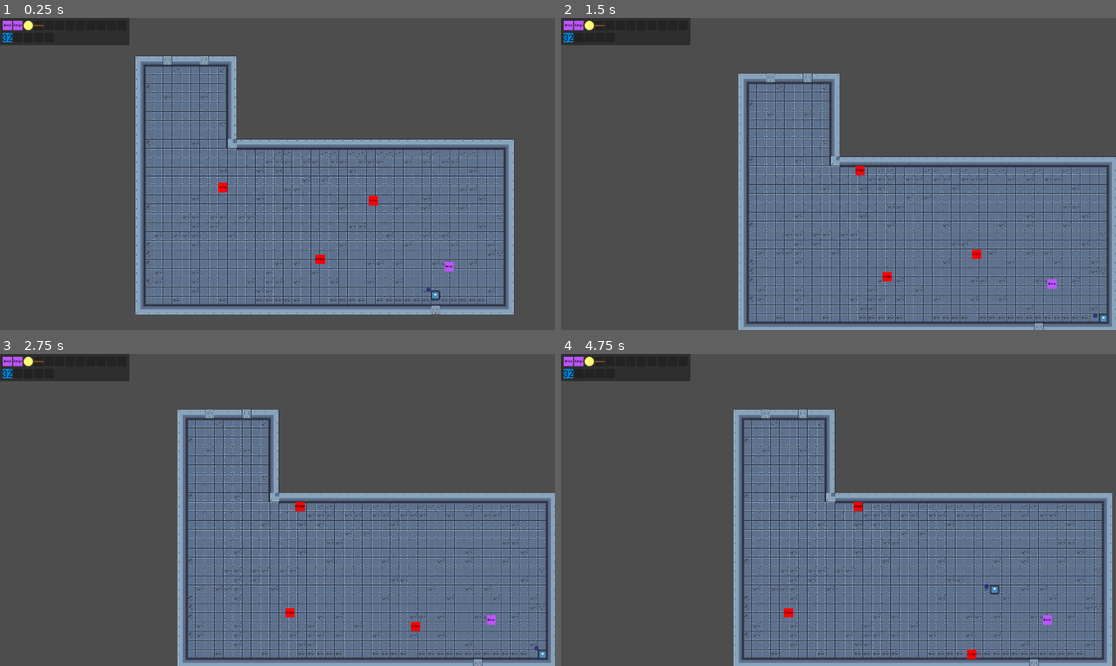
Above: before the commit, frames 1-4 (two rows, left to right).
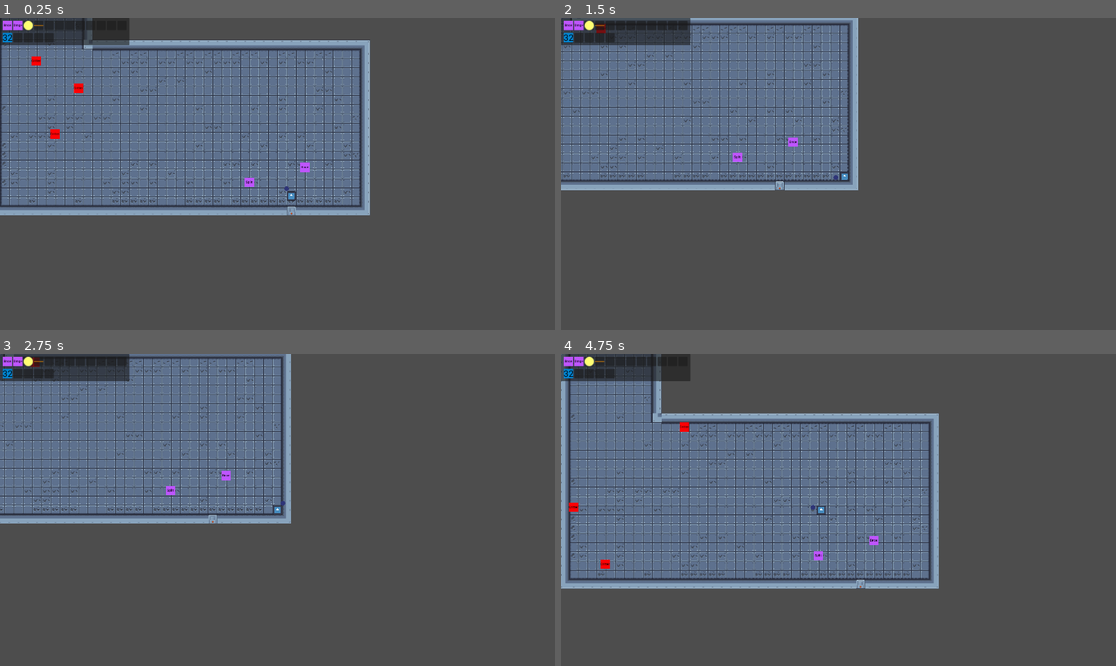
Above: after the commit, the same moments.

Repository: TMogdans/exogenesis-protocol
Game: Godot game, scene res://Level/Level_01.tscn
Two runs of this game, one before a commit and one after it. Both use one fixed random seed, a clock stepped at 60 frames per second and the inputs below. The engine's default icon, where the game draws it, is replaced by a stand-in: a white triangle on a blue panel in a dark square.
Inputs (mouse positions are in pixels of both pictures, inside the frame that each line leads up to):
- Up to frame 1 (0.25 s): no input
- Up to frame 2 (1.5 s): move the mouse to (960, 158) at 0.52 s; hold D (right) 0.53-1.28 s; tap E (interact) at 0.6 s; move the mouse to (727, 189) at 1.27 s; hold S (down) from 1.28 s (still down); click (727, 189) at 1.35 s
- Up to frame 3 (2.75 s): move the mouse to (333, 441) at 2.02 s; release S (down) at 2.03 s; hold D (right) from 2.03 s (still down); tap E (interact) at 2.1 s
- Up to frame 4 (4.75 s): move the mouse to (810, 572) at 2.77 s; release D (right) at 2.78 s; hold W (up) 2.78-3.53 s; click (810, 572) at 2.85 s; move the mouse to (1005, 556) at 3.52 s; hold A (left) from 3.53 s (still down); tap E (interact) at 3.6 s; move the mouse to (672, 463) at 4.27 s; click (672, 463) at 4.35 s

The runs differ from the first frame. In frame 1, 55% of the frame differs, in the area x 0-93%, y 0-96%; in frame 2, 56%, in the area x 0-100%, y 0-100%; in frame 3, 56%; in frame 4, 56%.

Commit message:
small changes

Diff:
--- a/Camera/camera.tscn
+++ b/Camera/camera.tscn
@@ -3,10 +3,6 @@
 [ext_resource type="Script" path="res://Camera/camera.gd" id="1_lxjva"]
 
 [node name="Camera2D" type="Camera2D"]
-limit_left = -160
-limit_top = -260
-limit_right = 1160
-limit_bottom = 640
 limit_smoothed = true
 position_smoothing_enabled = true
 editor_draw_limits = true
--- a/Level/Level_01.tscn
+++ b/Level/Level_01.tscn
@@ -1,8 +1,9 @@
-[gd_scene load_steps=7 format=4 uid="uid://be3xua44v1fjg"]
+[gd_scene load_steps=8 format=4 uid="uid://be3xua44v1fjg"]
 
 [ext_resource type="TileSet" uid="uid://c85snh3g22yof" path="res://Tiles/station_01.tres" id="1_6hhee"]
 [ext_resource type="PackedScene" uid="uid://cj7jb7sgk7vrm" path="res://Player/player.tscn" id="2_avnco"]
 [ext_resource type="PackedScene" uid="uid://is6wj3v2gssa" path="res://Camera/camera.tscn" id="3_l8mm5"]
+[ext_resource type="PackedScene" uid="uid://dnx5ci4yi54pj" path="res://Modifications/Items/modSplit.tscn" id="3_tfr1f"]
 [ext_resource type="PackedScene" uid="uid://snrxqrlwihbj" path="res://Enemy/Critter/critter.tscn" id="4_d1qtb"]
 [ext_resource type="PackedScene" uid="uid://0r38go8lbday" path="res://Modifications/Items/modBounce.tscn" id="4_k5opd"]
 [ext_resource type="PackedScene" uid="uid://boydwnvv1p6yh" path="res://Inventory/inventory.tscn" id="5_j0y1m"]
@@ -22,26 +23,25 @@
 [node name="ModBounce" parent="Level/Drops" instance=ExtResource("4_k5opd")]
 position = Vector2(1089, 721)
 
+[node name="ModSplit" parent="Level/Drops" instance=ExtResource("3_tfr1f")]
+position = Vector2(897, 773)
+
 [node name="Enemies" type="Node2D" parent="Level"]
 
 [node name="Critter" parent="Level/Enemies" instance=ExtResource("4_d1qtb")]
 position = Vector2(281, 472)
 
 [node name="Critter2" parent="Level/Enemies" instance=ExtResource("4_d1qtb")]
-position = Vector2(828, 468)
+position = Vector2(160, 328)
 
 [node name="Critter3" parent="Level/Enemies" instance=ExtResource("4_d1qtb")]
-position = Vector2(669, 696)
+position = Vector2(250, 606)
 
 [node name="CharacterBody2D" parent="Level" instance=ExtResource("2_avnco")]
 position = Vector2(1042, 820)
 
 [node name="Camera" parent="Level" node_paths=PackedStringArray("TargetNode") instance=ExtResource("3_l8mm5")]
 position = Vector2(881, 563)
-limit_left = 0
-limit_top = 0
-limit_right = 1310
-limit_bottom = 880
 TargetNode = NodePath("../CharacterBody2D")
 
 [node name="GUI" type="CanvasLayer" parent="."]
--- /dev/null
+++ b/Modifications/Items/modSplit.tscn
@@ -0,0 +1,18 @@
+[gd_scene load_steps=4 format=3 uid="uid://dnx5ci4yi54pj"]
+
+[ext_resource type="Script" path="res://Modifications/Items/modBounce.gd" id="1_8fn7w"]
+[ext_resource type="Resource" uid="uid://4wlkbh61rcid" path="res://Inventory/Items/ModSplit.tres" id="2_jrgrj"]
+
+[sub_resource type="RectangleShape2D" id="RectangleShape2D_5ou6q"]
+size = Vector2(32, 32)
+
+[node name="ModSplit" type="StaticBody2D"]
+collision_layer = 16
+script = ExtResource("1_8fn7w")
+data = ExtResource("2_jrgrj")
+
+[node name="Sprite" type="Sprite2D" parent="."]
+unique_name_in_owner = true
+
+[node name="CollisionShape2D" type="CollisionShape2D" parent="."]
+shape = SubResource("RectangleShape2D_5ou6q")
